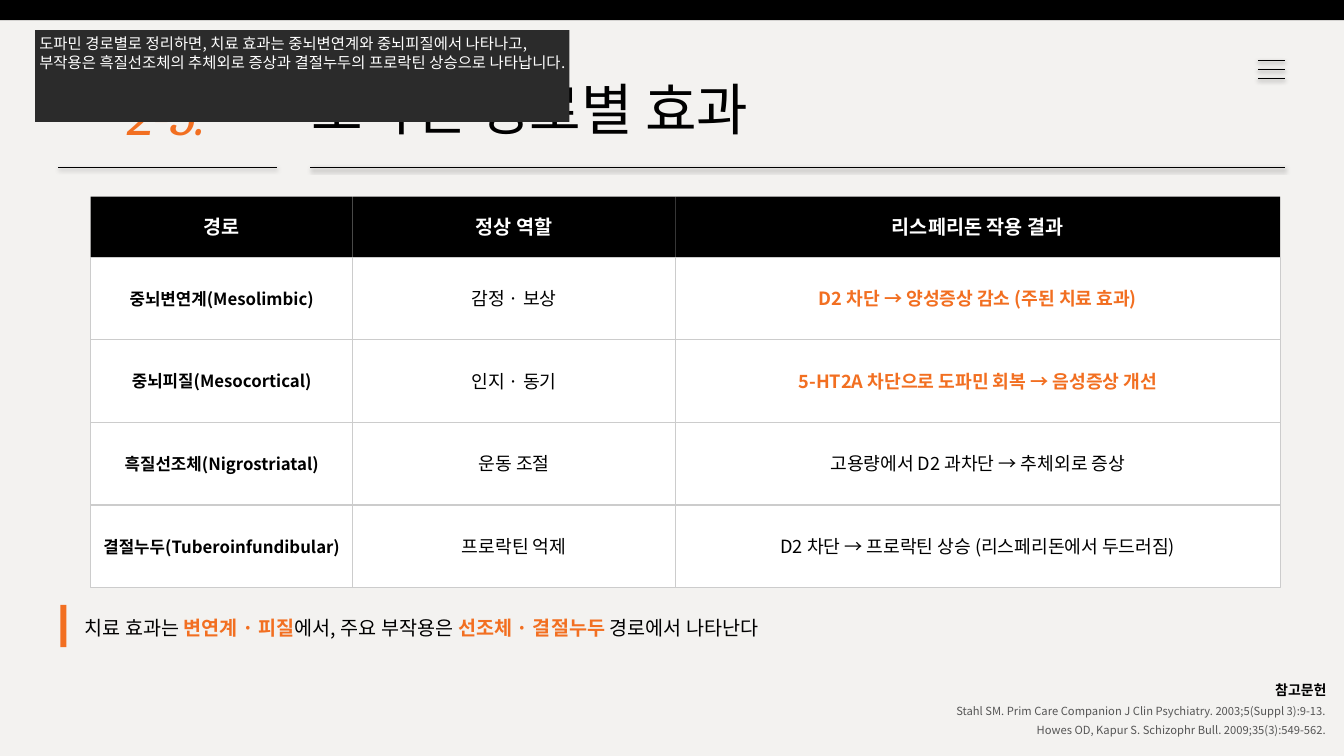
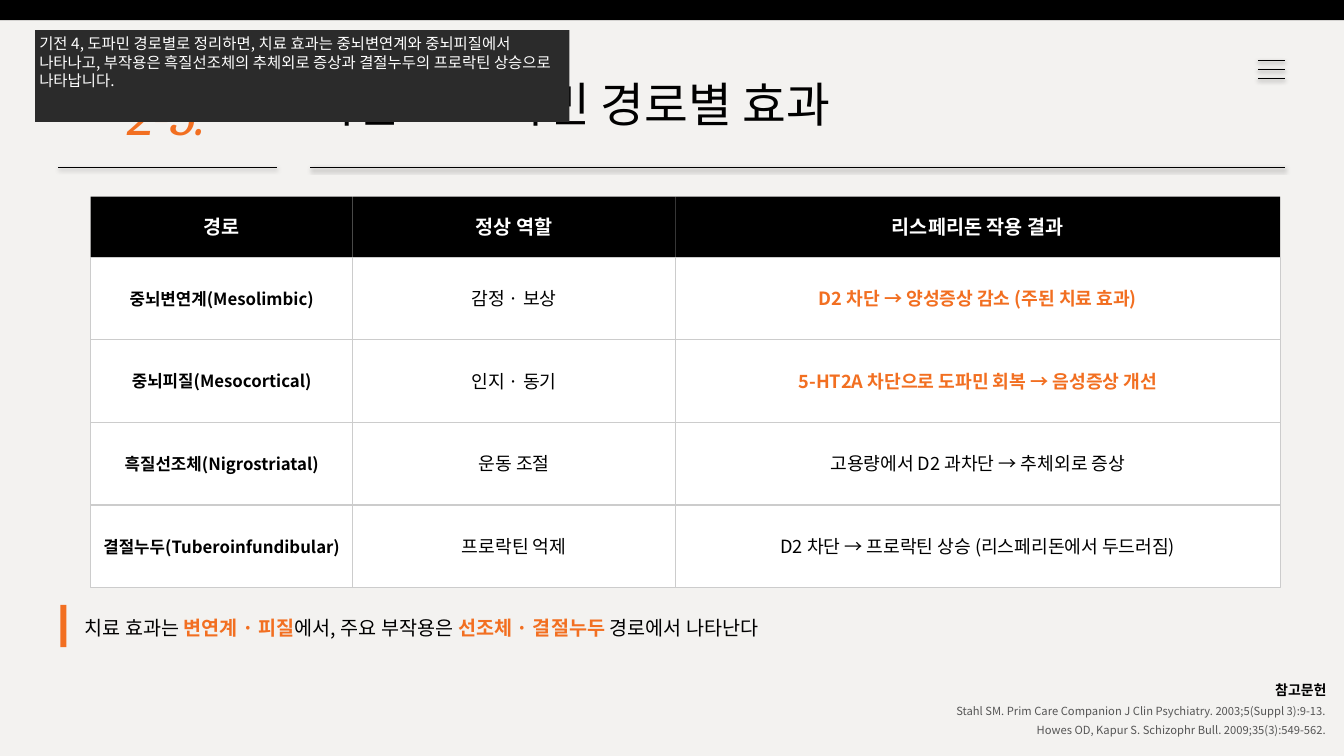
Before and after one commit to wlwl991123-prog/webtoon-app, a slide deck: slide 8 of risperidone_대본.pptx. Drawn at 1344x756 pixels with LibreOffice and Linux fonts; fonts in the diff are those of the drawing. Boxes give left, top, right and bottom in pixels: in the first picture for what was removed or moved away, otherwise in the second. Text is boxed around its words. In the diff, an @@ line names an element or a change of style, - is before the commit and + after.

```diff
--- a/risperidone_대본.pptx
+++ b/risperidone_대본.pptx
@@ text in rectangle at (x1=39, y1=36, x2=551, y2=87): text changed @@
-도파민 경로별로 정리하면, 치료 효과는 중뇌변연계와 중뇌피질에서 나타나고, 부작용은 흑질선조체의 추체외로 증상과 결절누두의 프로락틴 상승으로 나타납니다.
+기전 4, 도파민 경로별로 정리하면, 치료 효과는 중뇌변연계와 중뇌피질에서 나타나고, 부작용은 흑질선조체의 추체외로 증상과 결절누두의 프로락틴 상승으로 나타납니다.
@@ text at (x1=311, y1=73, x2=831, y2=134): text changed; size 40 to 34 pt @@
-도파민 경로별 효과
+기전 4 · 도파민 경로별 효과
```
Also in this commit, not shown: 4 other slides changed, 1 other file.
